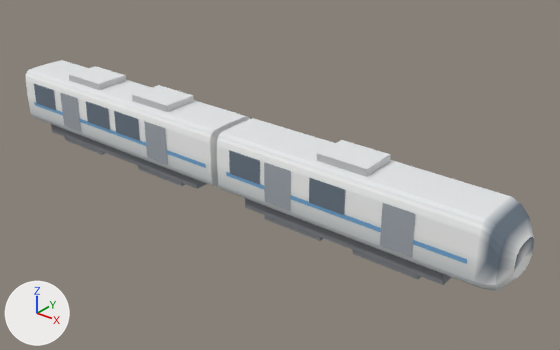
Before and after pictures for a commit that changed the glTF model docs/art/generated-2026-10-21-scene-kit/native3d/models/02_HSR_MRT_3x2-03.glb.
One viewpoint serves both versions: a camera (50 mm lens) standing at (20.2, -22.2, 15.4) and looking at (1.7, 0.9, 1.1). The lights are fixed; the arrows at lower left show +X, +Y and +Z. The first picture is the older version. Vertices at exactly the same position are counted once.
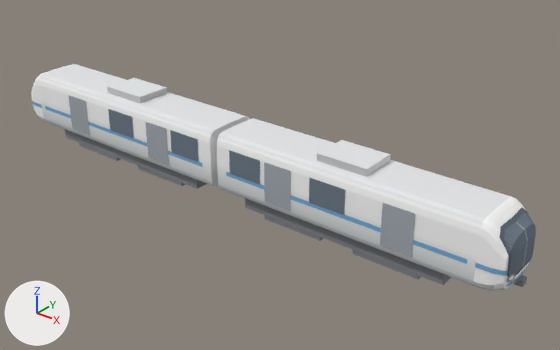
Changed parts and their boxes [x1, y1, x2, y2] in the pictures (560 x 350 px; the box of a moved part takes in the faces that stretch with it):
'Mesh_0', reshaped
    before: [26, 60, 534, 290]
    after: [31, 64, 536, 291]
part 1 of me_mesh_0, added
    after: [514, 275, 527, 287]
part 2 of me_mesh_0, moved or reshaped (not visible before)
    after: [45, 106, 202, 167]
part 3 of me_mesh_0, moved or reshaped (not visible afterwards)
    before: [114, 111, 140, 141]
part 4 of me_mesh_0, moved or reshaped (not visible before)
    after: [170, 130, 198, 162]
part 5 of me_mesh_0, moved or reshaped (not visible afterwards)
    before: [60, 93, 81, 132]
part 6 of me_mesh_0, moved or reshaped (mostly hidden afterwards)
    before: [69, 66, 126, 90]
    after: [79, 143, 120, 161]
part 7 of me_mesh_0, moved or reshaped (mostly hidden before)
    before: [65, 137, 105, 155]
    after: [107, 78, 167, 103]
part 8 of me_mesh_0, deleted
    before: [132, 85, 194, 112]
part 9 of me_mesh_0, cut back
    before: [26, 60, 246, 186]
    after: [31, 64, 246, 186]
part 10 of me_mesh_0, built on
    before: [473, 197, 533, 290]
    after: [473, 197, 536, 291]

The change, as a diff of the scene's bpy script:
```diff
--- a/docs/art/generated-2026-10-21-scene-kit/native3d/models/02_HSR_MRT_3x2-03.glb.py
+++ b/docs/art/generated-2026-10-21-scene-kit/native3d/models/02_HSR_MRT_3x2-03.glb.py
@@ me_mesh_0 @@
 # used by ob_mesh_0; location = (0.0, 0.0, 0.0)
-me_mesh_0.from_pydata(...)  # 400 vertices, 514 faces; spans x -12.8..12.8, y -1.3..1.3, z 0.0..3.6
+me_mesh_0.from_pydata(...)  # 1732 vertices, 1942 faces; spans x -12.9..12.9, y -1.3..1.3, z 0.0..3.6
+# me_mesh_0 part 1: a new loose piece, a box spanning x 12.56..12.94, y -0.16..0.16, z 0.72..0.97, in mat_native_matte
+# me_mesh_0 part 2: the loose piece of 8 vertices spanning x -6.1..-4.5, y 1.3, z 1.7..2.8 is scaled about its middle by (-6.69, 0.178, 0.175), then moved by (-0.7, -2.6, -0.6)
+# me_mesh_0 part 3: the loose piece of 8 vertices spanning x -6.1..-4.5, y -1.3, z 1.7..2.8 is scaled about its middle by (-6.69, 0.178, 0.175), then moved by (-0.7, 2.6, -0.6)
+# me_mesh_0 part 4: the loose piece of 8 vertices spanning x -10.0..-8.7, y 1.3, z 1.1..2.8 is scaled about its middle by (-1.23, -0.438, 0.606), then moved by (7.7, -2.6, 0.3)
+# me_mesh_0 part 5: the loose piece of 8 vertices spanning x -10.0..-8.7, y -1.3, z 1.1..2.8 is scaled about its middle by (-1.23, -0.438, 0.606), then moved by (7.6, 2.6, 0.3)
+# me_mesh_0 part 6: the loose piece of 8 vertices spanning x -9.8..-7.6, y -0.8..0.8, z 3.3..3.6 is scaled about its middle by (-1.27, -1.16, 2.5), then moved by (0.6, 0.0, -3.1)
+# me_mesh_0 part 7: the loose piece of 8 vertices spanning x -10.6..-7.8, y -0.9..0.9, z 0.0..0.8 is scaled about its middle by (-0.786, -0.862, 0.4), then moved by (3.3, 0.0, 3.1)
+# me_mesh_0 part 8: the loose piece of 8 vertices spanning x -5.3..-3.1, y -0.8..0.8, z 3.3..3.6 is deleted
+# me_mesh_0 part 9: 10 vertices moved from x -12.3..-8.1, y -1.3..1.3, z 0.2..2.1 to x -12.3..-4.9, y -1.3..1.3, z 0.2..2.1; 50 vertices removed from x -12.8..-0.5, y -1.3..1.3, z 0.7..3.3; 734 vertices added at x -12.8..-4.9, y -1.3..1.3, z 0.7..3.3
+# me_mesh_0 part 10: 13 vertices moved from x 12.0..12.4, y -1.3..1.3, z 0.7..3.2 to x 11.8..12.4, y -1.3..1.3, z 0.7..3.3; 19 vertices removed from x 12.0..12.4, y -1.3..1.3, z 0.7..3.1; 659 vertices added at x 11.7..12.8, y -1.3..1.3, z 0.7..3.2
+# other edits to the shape of me_mesh_0 do not show in these pictures
 me_mesh_0.materials.append(mat_native_matte)
```
